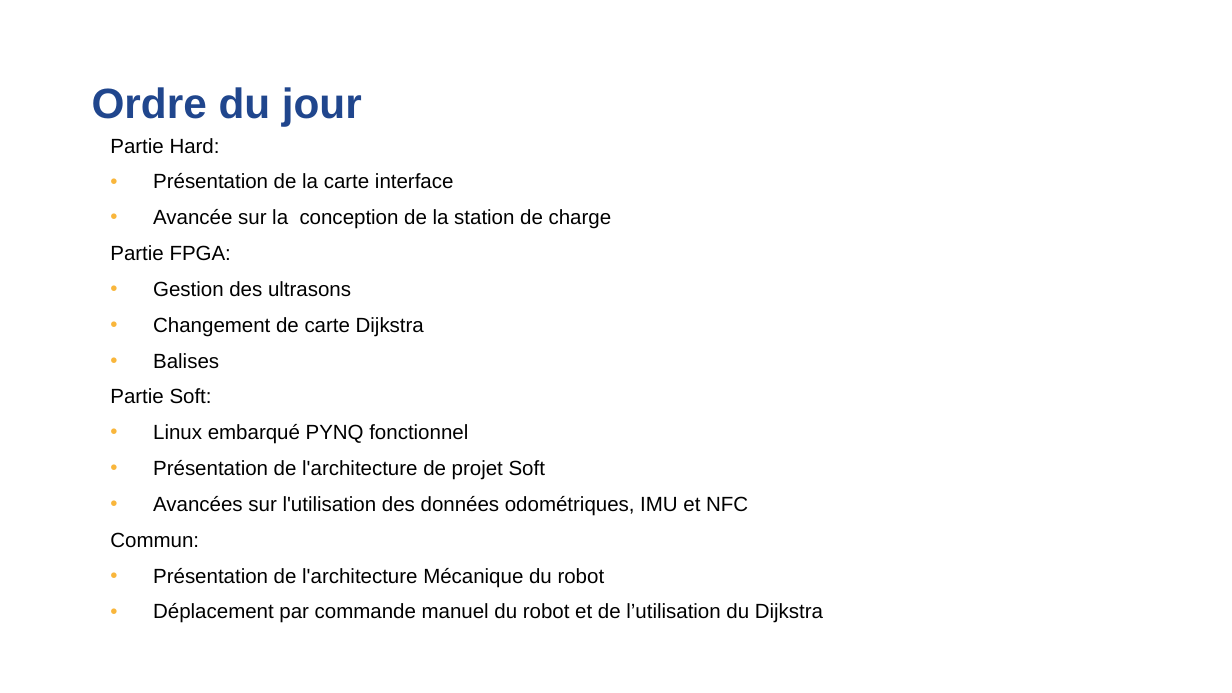
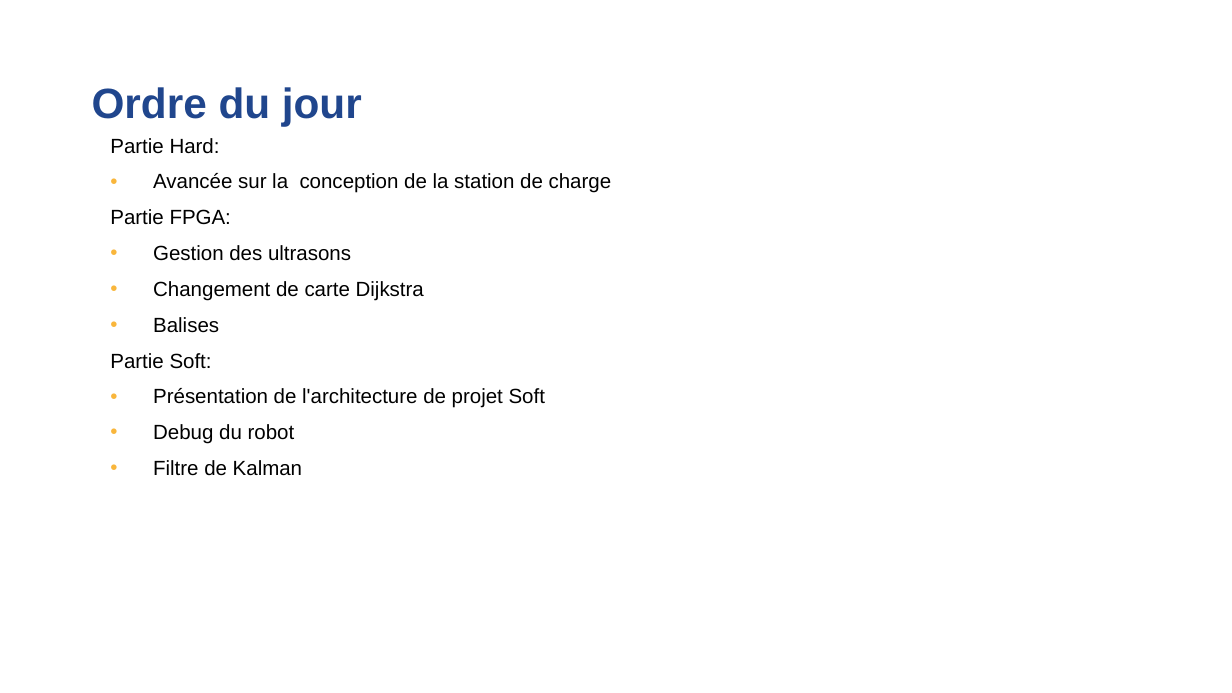
Before and after one commit to Laffargue-ElsysDesign/Robot_Surveillance_V3, a slide deck: slide 2 of GestionDeProjet/Reunions/Reunion_06_07_2022/Reunion_avancement_06_07_22.pptx. Drawn at 1232x693 pixels with LibreOffice and Linux fonts; fonts in the diff are those of the drawing; background and template pictures are left out. Boxes give left, top, right and bottom in pixels: in the first picture for what was removed or moved away, otherwise in the second. Text is boxed around its words. In the diff, an @@ line names an element or a change of style, - is before the commit and + after.

Commit message:
reu

```diff
--- a/GestionDeProjet/Reunions/Reunion_06_07_2022/Reunion_avancement_06_07_22.pptx
+++ b/GestionDeProjet/Reunions/Reunion_06_07_2022/Reunion_avancement_06_07_22.pptx
@@ text at box(153, 173, 453, 189): paragraph removed @@
-• Présentation de la carte interface
@@ text at box(153, 424, 468, 444): paragraph removed @@
-• Linux embarqué PYNQ fonctionnel
@@ text at box(153, 424, 302, 476): text changed @@
-• Avancées sur l'utilisation des données odométriques, IMU et NFC
-Commun:
-• Présentation de l'architecture Mécanique du robot
-• Déplacement par commande manuel du robot et de l’utilisation du Dijkstra
+• Debug du robot
+• Filtre de Kalman
```
Also in this commit, not shown: 3 other slides changed, 2 slides added, 1 slide removed.
